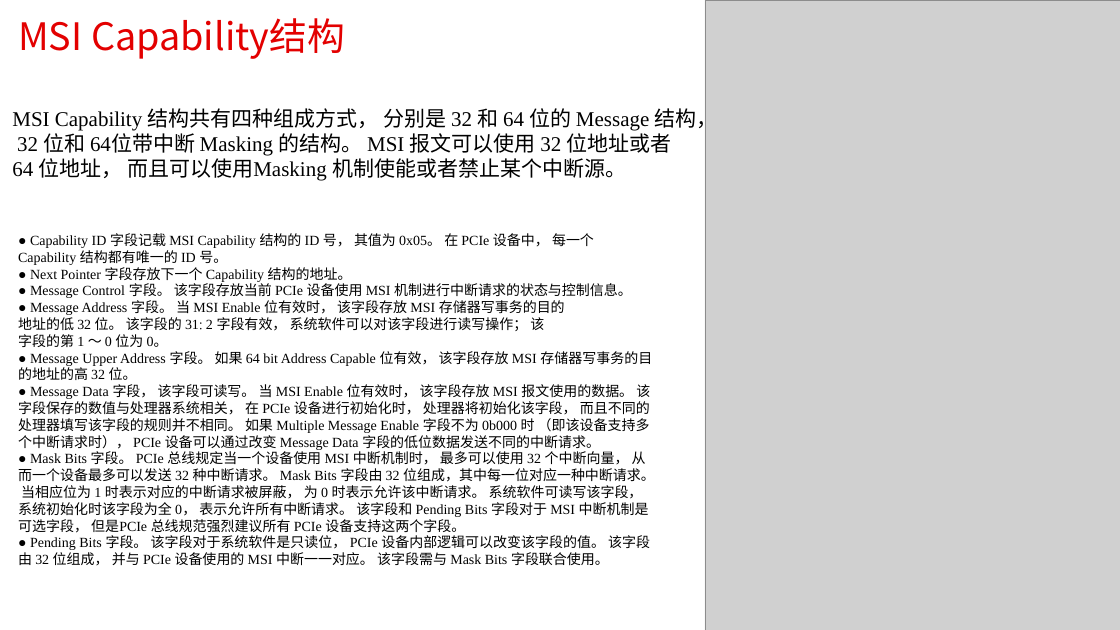
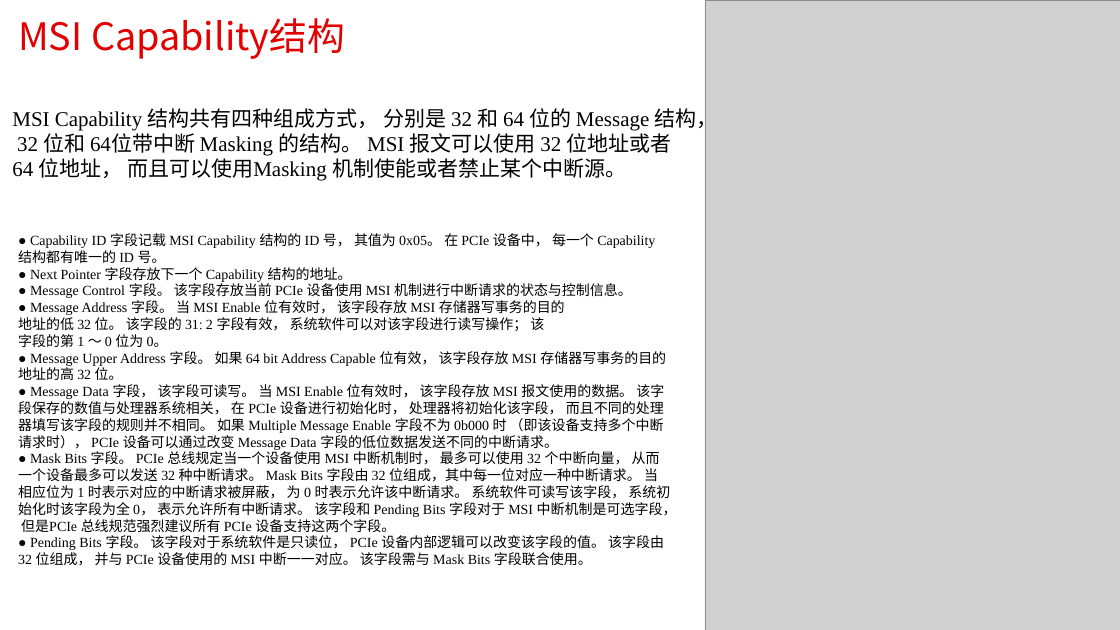
Before and after one commit to HallelujahJ/workspace, a slide deck: slide 12 of reference_doc/pcie/notebook/PCIE协议-Capability结构.pptx. Drawn at 1120x630 pixels with LibreOffice and Linux fonts; fonts in the diff are those of the drawing; grey boxes stand for pictures. Boxes give left, top, right and bottom in pixels: in the first picture for what was removed or moved away, otherwise in the second. Text is boxed around its words. In the diff, an @@ line names an element or a change of style, - is before the commit and + after.

```diff
--- a/reference_doc/pcie/notebook/PCIE协议-Capability结构.pptx
+++ b/reference_doc/pcie/notebook/PCIE协议-Capability结构.pptx
@@ text "● Capability ID 字段记载 MSI ..." rewrapped from box(18, 233, 655, 566) to box(18, 233, 677, 566) @@
```
Also in this commit, not shown: 1 other slide changed, 11 slides added, 1 slide removed, 7 other files.
